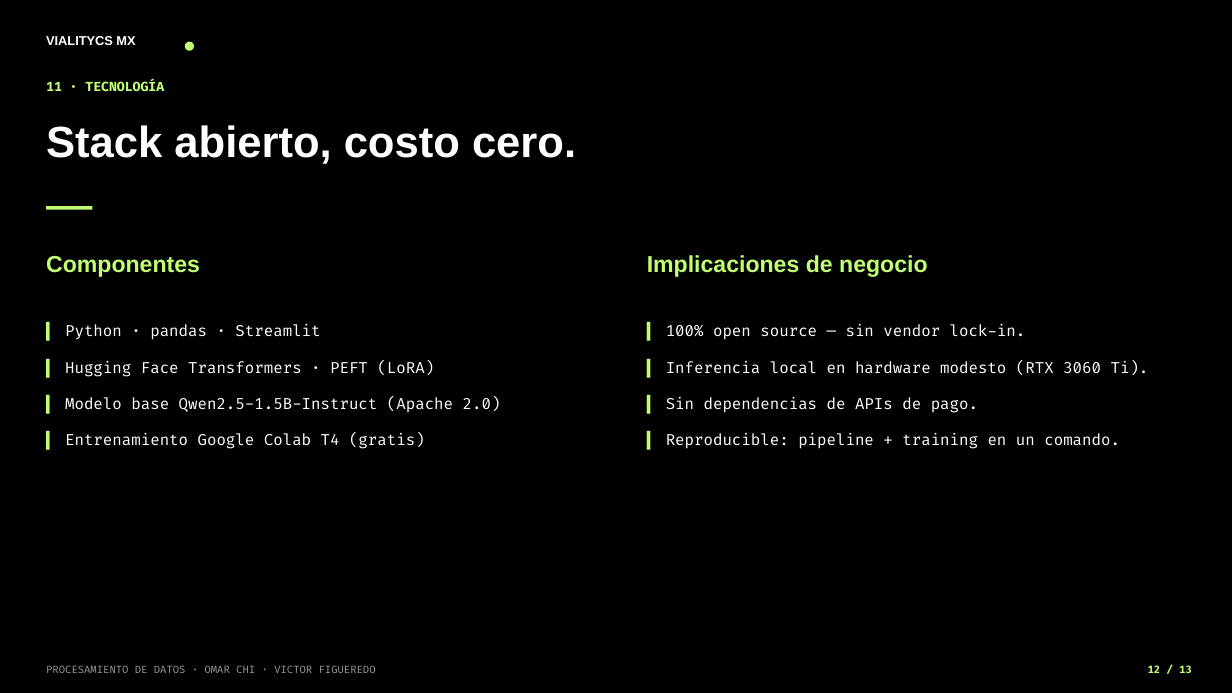
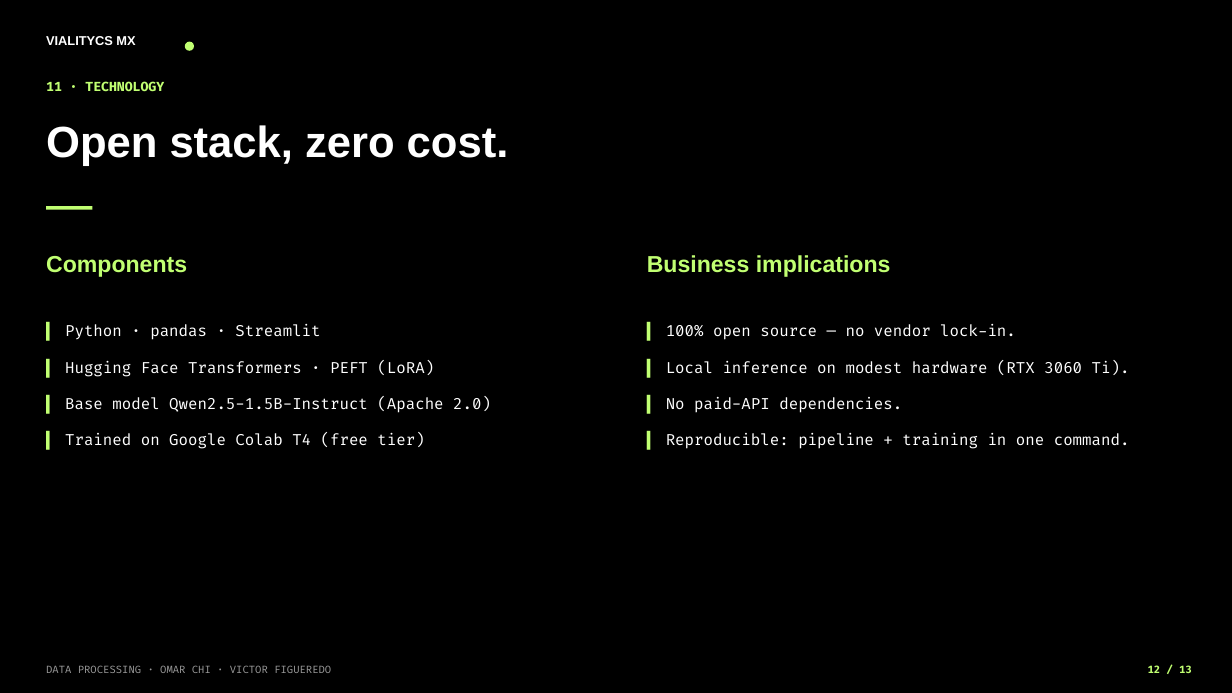
Before and after one commit to omarchii/inegi, a slide deck: slide 12 of reports/presentacion_vialitycs_mx.pptx. Drawn at 1232x693 pixels with LibreOffice and Linux fonts; fonts in the diff are those of the drawing. Boxes give left, top, right and bottom in pixels: in the first picture for what was removed or moved away, otherwise in the second. Text is boxed around its words. In the diff, an @@ line names an element or a change of style, - is before the commit and + after.

```diff
--- a/reports/presentacion_vialitycs_mx.pptx
+++ b/reports/presentacion_vialitycs_mx.pptx
@@ text at (46,81,164,92): text changed @@
-11 · TECNOLOGÍA
+11 · TECHNOLOGY
@@ text at (46,125,509,166): text changed @@
-Stack abierto, costo cero.
+Open stack, zero cost.
@@ text at (46,256,187,277): text changed @@
-Componentes
+Components
@@ text at (647,255,891,277): text changed @@
-Implicaciones de negocio
+Business implications
@@ text at (666,324,1130,449): text changed @@
-▍ 100% open source — sin vendor lock-in.
-▍ Inferencia local en hardware modesto (RTX 3060 Ti).
-▍ Sin dependencias de APIs de pago.
-▍ Reproducible: pipeline + training en un comando.
+▍ 100% open source — no vendor lock-in.
+▍ Local inference on modest hardware (RTX 3060 Ti).
+▍ No paid-API dependencies.
+▍ Reproducible: pipeline + training in one command.
@@ text at (65,396,491,449): text changed @@
-▍ Modelo base Qwen2.5-1.5B-Instruct (Apache 2.0)
-▍ Entrenamiento Google Colab T4 (gratis)
+▍ Base model Qwen2.5-1.5B-Instruct (Apache 2.0)
+▍ Trained on Google Colab T4 (free tier)
@@ text at (46,665,331,673): text changed @@
-PROCESAMIENTO DE DATOS · OMAR CHI · VICTOR FIGUEREDO
+DATA PROCESSING · OMAR CHI · VICTOR FIGUEREDO
```
Also in this commit, not shown: 11 other slides changed, 1 slide added, 1 slide removed, 1 other file.
